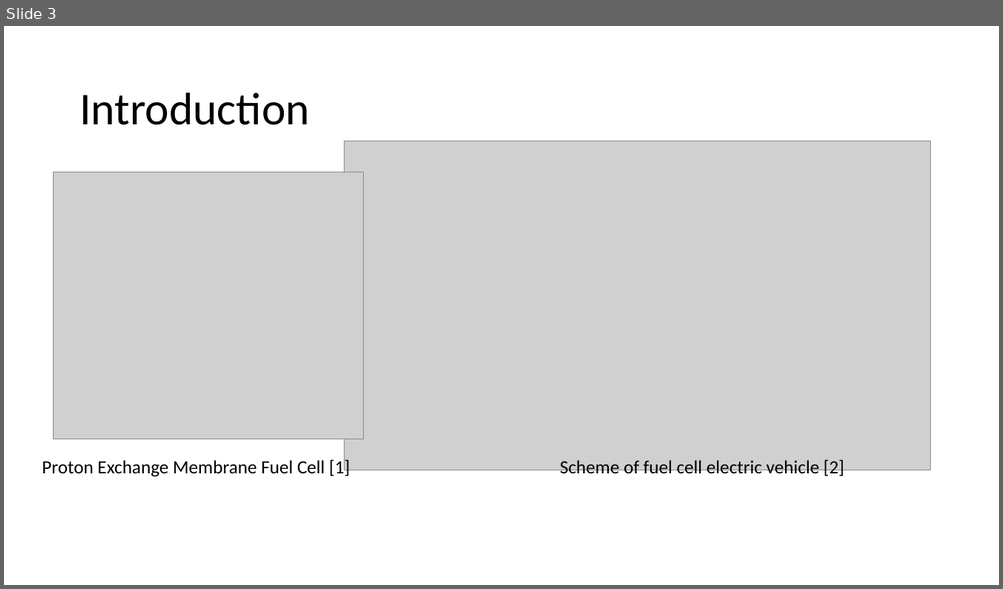
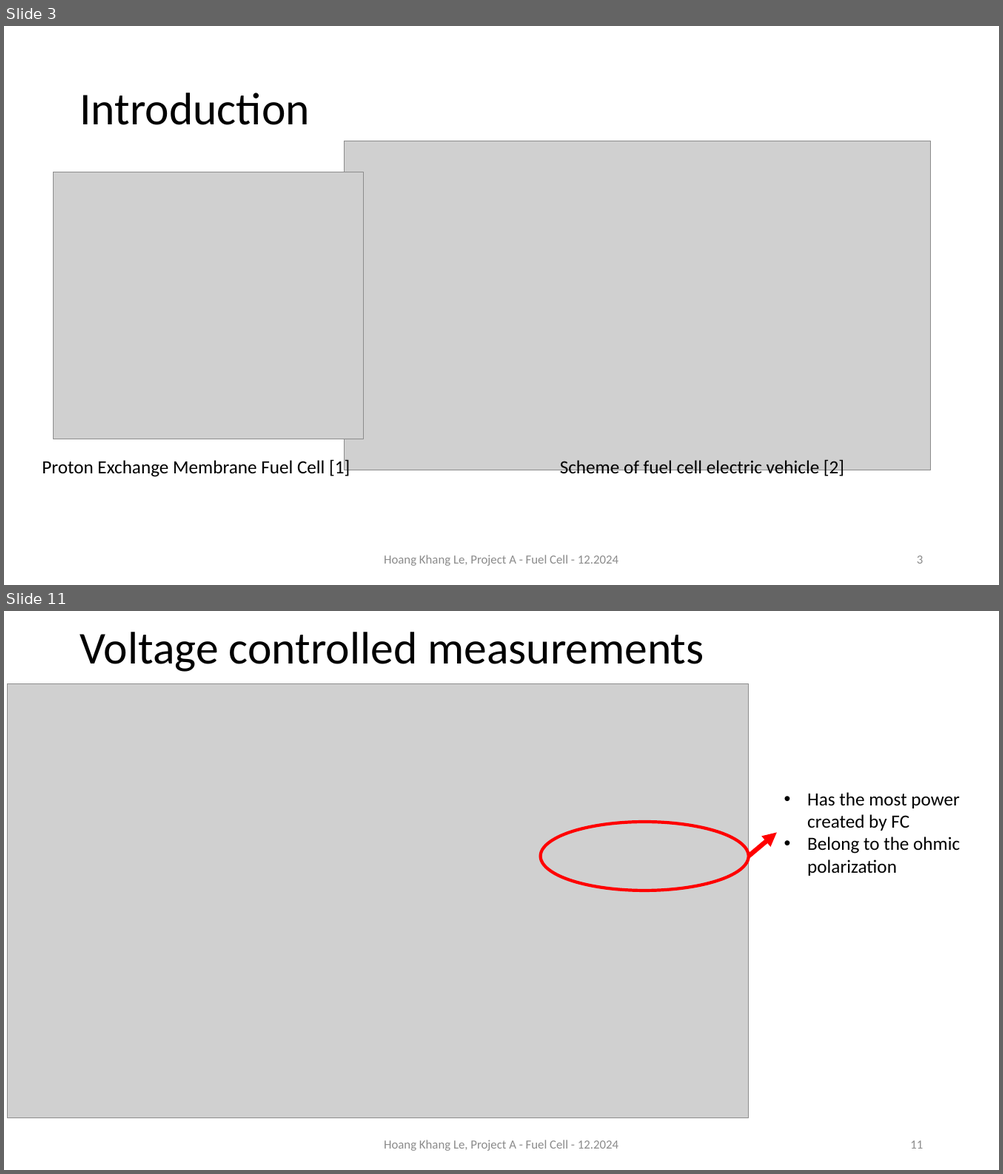
Before and after one commit to alpha7894550/ProjectA_fuelCell, a slide deck: Presentation_fuel_cell_project_khang.pptx. Shown one above the other, each under a label of ours: slide 3 before the commit, slides 3 and 11 after it; the slides between them are not shown. The pictures are 1003x589 and 1003x1174 pixels, drawn with LibreOffice and Linux fonts; fonts in the diff are those of the drawing; grey boxes stand for pictures. Boxes give left, top, right and bottom in pixels: in the first picture for what was removed or moved away, otherwise in the second. Text is boxed around its words. In the diff, an @@ line names an element or a change of style, - is before the commit and + after.

```diff
--- a/Presentation_fuel_cell_project_khang.pptx
+++ b/Presentation_fuel_cell_project_khang.pptx
@@ slide 11 added at box(4, 611, 999, 1170), background #FFFFFF @@
@@ title added at box(79, 632, 703, 672), 44 pt, text #000000 @@
+Voltage controlled measurements
@@ picture added at box(7, 684, 748, 1119) @@
@@ text added at box(807, 792, 959, 876), 18 pt, text #000000 @@
+• Has the most power created by FC
+• Belong to the ohmic polarization
@@ ellipse added at box(540, 822, 748, 891), outline #FF0000 3 pt @@
@@ arrow added from (748, 857) to (777, 832), #FF0000 4.5 pt @@
@@ text added at box(384, 1140, 618, 1151), 12 pt, text #8C8C8C @@
+Hoang Khang Le, Project A - Fuel Cell - 12.2024
@@ page number added at box(910, 1141, 922, 1149), 12 pt, text #8C8C8C @@
+11
@@ slide 3 changed as well @@
@@ text added at box(384, 555, 618, 566), 12 pt, text #8C8C8C @@
+Hoang Khang Le, Project A - Fuel Cell - 12.2024
@@ page number added at box(916, 556, 922, 564), 12 pt, text #8C8C8C @@
+3
```
Also in this commit, not shown: 5 other slides changed, 12 other slides added, 2 slides removed, 4 other files.
